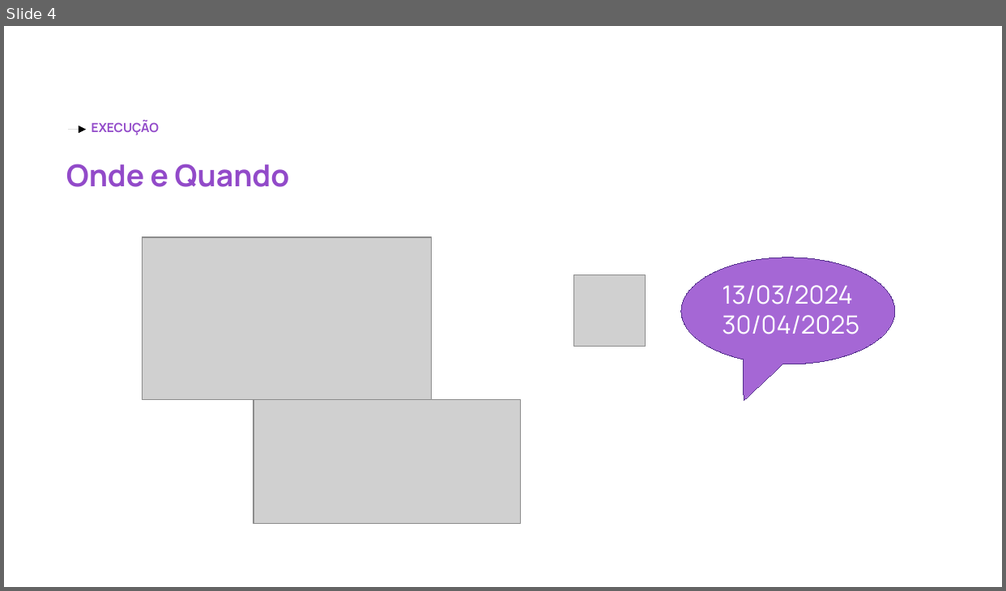
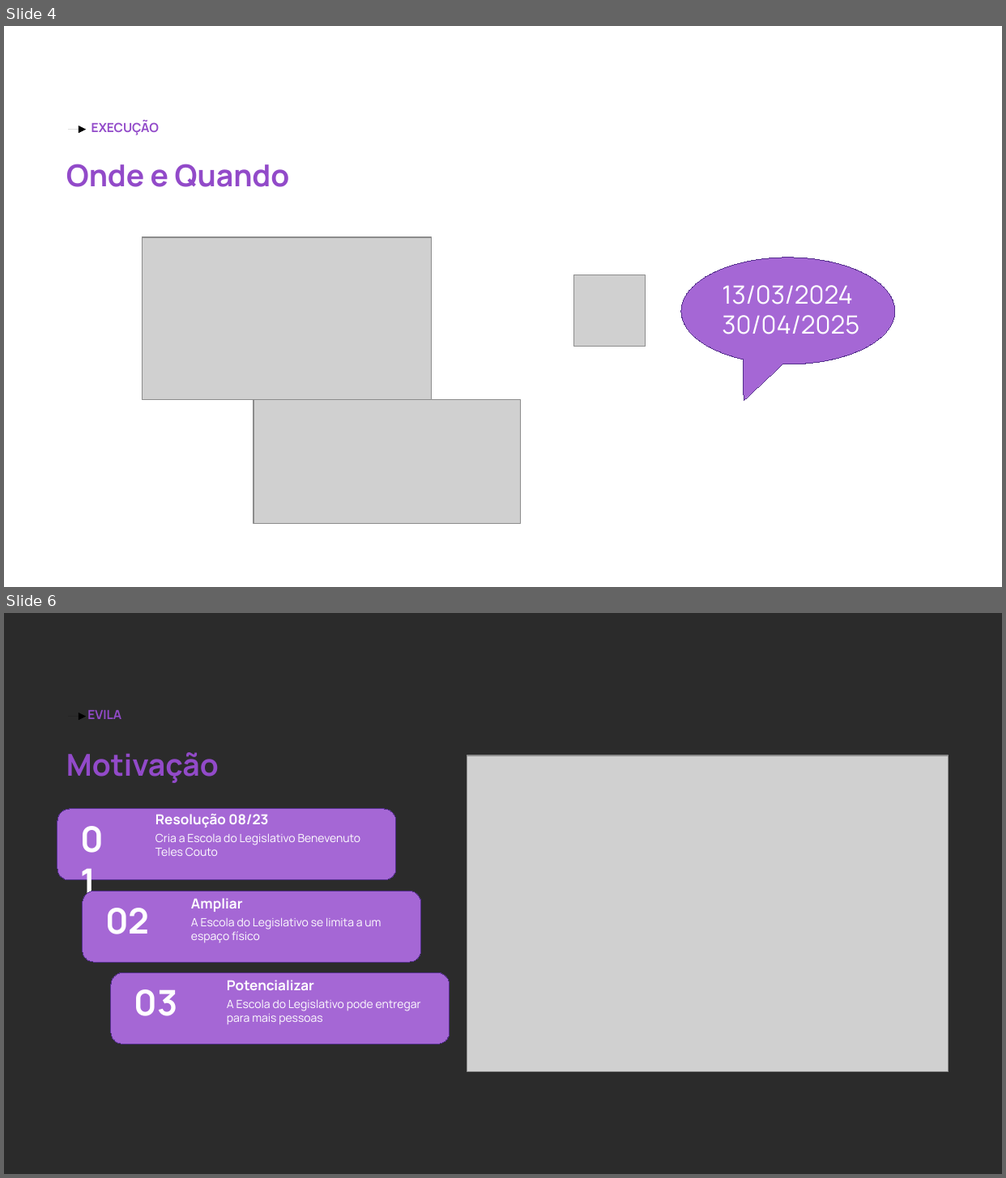
Before and after one commit to ProjetoEvila/EVLproduzido, a slide deck: projeto/documentos/apresentacao.odp. Shown one above the other, each under a label of ours: slide 4 before the commit, slides 4 and 6 after it; the slides between them are not shown. The pictures are 1006x591 and 1006x1178 pixels, drawn with LibreOffice and Linux fonts; fonts in the diff are those of the drawing; grey boxes stand for pictures; background and template pictures are left out; a plain dark background stands for a picture behind light text. Boxes give left, top, right and bottom in pixels: in the first picture for what was removed or moved away, otherwise in the second. Text is boxed around its words. In the diff, an @@ line names an element or a change of style, - is before the commit and + after.

Commit message:
Entrega versão 1.0 do slide de apresentação
-- nesse commit adicionei um arquivo .gitignore na pasta raiz
-- adicionei .~lock.apresentacao.odp# para ser ignorado

```diff
--- a/projeto/documentos/apresentacao.odp
+++ b/projeto/documentos/apresentacao.odp
@@ slide 6 added at (4,613,1002,1174), background picture (left out) @@
@@ arrow added from (68, 716) to (87, 716), #000000 0 pt @@
@@ text added at (87,710,121,719), 10 pt, text #924AC9, bold @@
+EVILA
@@ text added at (66,752,219,783), 24 pt, text #924AC9, bold @@
+Motivação
@@ picture added at (467,756,948,1072) @@
@@ rounded rectangle added at (57,810,396,881), fill #A567D5, outline #55308D 0 pt @@
@@ text added at (72,812,126,918), 28 pt, text #FFFFFF, bold @@
+01
@@ text added at (155,814,268,828), 11 pt, text #FFFFFF, bold @@
+Resolução 08/23
@@ text added at (155,834,361,856), 9 pt, text #FFFFFF @@
+Cria a Escola do Legislativo Benevenuto Teles Couto
@@ rounded rectangle added at (83,891,421,963), fill #A567D5, outline #55308D 0 pt @@
@@ text added at (191,898,243,912), 11 pt, text #FFFFFF, bold @@
+Ampliar
@@ text added at (105,908,149,935), 28 pt, text #FFFFFF, bold @@
+02
@@ text added at (191,918,381,943), 9 pt, text #FFFFFF @@
+A Escola do Legislativo se limita a um espaço físico
@@ rounded rectangle added at (111,973,450,1045), fill #A567D5, outline #55308D 0 pt @@
@@ text added at (134,990,178,1016), 28 pt, text #FFFFFF, bold @@
+03
@@ text added at (227,980,314,990), 11 pt, text #FFFFFF, bold @@
+Potencializar
@@ text added at (227,1000,421,1025), 9 pt, text #FFFFFF @@
+A Escola do Legislativo pode entregar para mais pessoas
```
Also in this commit, not shown: 1 slide changed, 1 other slide added, 2 slides removed, 2 other files.
